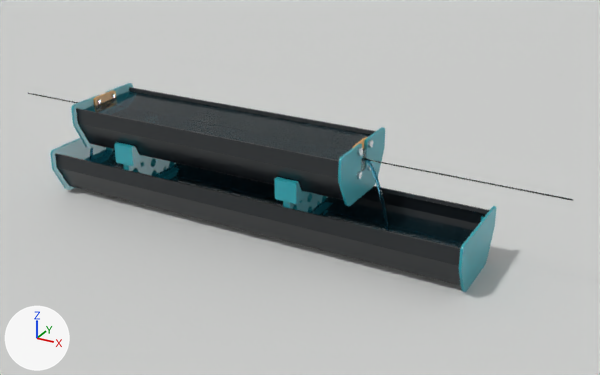
Two versions of the Blender file demonstration/cooling_tank_demonstration.blend, one commit apart.
Rendered twice from a camera (50 mm lens) standing at (0.586, -0.855, 0.489) and looking at (0.115, 0.001, 0.061). Lighting does not change. The marker at lower left points along +X, +Y and +Z. The first picture is the older version.

Objects in the first picture: 'Lifter at -125 - half A', 'Lifter at 125 - half A', 'Lower gutter - 600 mm with rear pump bay', 'Lower solid cap - far end', 'Lower solid cap - outlet end', 'Lower water - half internal depth', 'Studio ground', 'Upper gutter - 400 mm', 'Upper slotted cap - front', 'Upper slotted cap - rear', 'Upper water - 5 mm below rim' and 7 more.
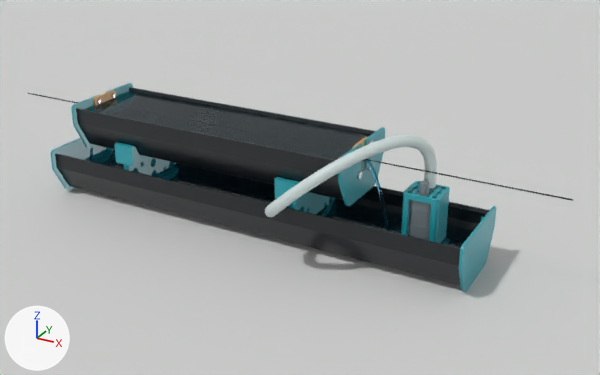
Diff of the bpy script that builds the scene:
```diff
--- a/demonstration/cooling_tank_demonstration.blend.py
+++ b/demonstration/cooling_tank_demonstration.blend.py
@@ mat_silicone_hose___12_mm_id_14_mm_od @@
+mat_silicone_hose___12_mm_id_14_mm_od = principled_material('Silicone hose - 12 mm ID 14 mm OD')
+mat_silicone_hose___12_mm_id_14_mm_od.base_color = (0.72, 0.83, 0.82)  # white #ddebea
+mat_silicone_hose___12_mm_id_14_mm_od.roughness = 0.3
+mat_silicone_hose___12_mm_id_14_mm_od.ior = 1.41
+mat_silicone_hose___12_mm_id_14_mm_od.transmission_weight = 0.2
@@ mat_nominal_jt_500_pump_housing @@
+mat_nominal_jt_500_pump_housing = principled_material('Nominal JT-500 pump housing')
+mat_nominal_jt_500_pump_housing.base_color = (0.18, 0.22, 0.24)  # grey #768186
+mat_nominal_jt_500_pump_housing.roughness = 0.45
@@ me_pump_hose @@
+me_pump_hose.from_pydata(...)  # 32512 vertices, 65024 faces; spans x -115.0..16.0, y 17.0..164.0, z 118.0..292.0
+me_pump_hose.materials.append(mat_silicone_hose___12_mm_id_14_mm_od)  # white #ddebea
@@ me_pump_reference @@
+me_pump_reference.from_pydata(...)  # 2440 vertices, 4876 faces; spans x -19.2..19.2, y 3.2..109.1, z 268.3..301.7
+me_pump_reference.materials.append(mat_nominal_jt_500_pump_housing)  # grey #768186
@@ me_pump_holder_top @@
+me_pump_holder_top.from_pydata(...)  # 3569 vertices, 7242 faces; spans x -22.0..22.0, y 8.9..93.9, z 256.5..313.5
+me_pump_holder_top.materials.append(mat_teal_printed_cap_and_lifter)  # cyan #249ba8
@@ ob_lifter_at_125___half_a @@
 ob_lifter_at_125___half_a = bpy.data.objects.new('Lifter at 125 - half A', me_lifter_half_002)
-ob_lifter_at_125___half_a.location = (0.125, 0.0, 0.0)
-ob_lifter_at_125___half_a.rotation_euler = (1.571, 0.0, 1.571)  # degrees (90, 0, 90)
+ob_lifter_at_125___half_a.location = (0.14, 0.0, 0.0)
+ob_lifter_at_125___half_a.rotation_euler = (1.571, 0.0, -1.571)  # degrees (90, 0, -90)
 ob_lifter_at_125___half_a.scale = (0.001, 0.001, 0.001)
@@ ob_hose_from_pump_through_rear_riser___12_id_14_od @@
+ob_hose_from_pump_through_rear_riser___12_id_14_od = bpy.data.objects.new('Hose from pump through rear riser - 12 ID 14 OD', me_pump_hose)
+ob_hose_from_pump_through_rear_riser___12_id_14_od.location = (0.0, 0.0, 0.0)
+ob_hose_from_pump_through_rear_riser___12_id_14_od.rotation_euler = (1.571, 0.0, 1.571)  # degrees (90, 0, 90)
+ob_hose_from_pump_through_rear_riser___12_id_14_od.scale = (0.001, 0.001, 0.001)
@@ ob_jt_500_nominal_pump_in_holder @@
+ob_jt_500_nominal_pump_in_holder = bpy.data.objects.new('JT-500 nominal pump in holder', me_pump_reference)
+ob_jt_500_nominal_pump_in_holder.location = (0.0, 0.0, 0.0)
+ob_jt_500_nominal_pump_in_holder.rotation_euler = (1.571, 0.0, 1.571)  # degrees (90, 0, 90)
+ob_jt_500_nominal_pump_in_holder.scale = (0.001, 0.001, 0.001)
@@ ob_jt_500_holder_top_in_rear_bay @@
+ob_jt_500_holder_top_in_rear_bay = bpy.data.objects.new('JT-500 holder top in rear bay', me_pump_holder_top)
+ob_jt_500_holder_top_in_rear_bay.location = (0.0, 0.0, 0.0)
+ob_jt_500_holder_top_in_rear_bay.rotation_euler = (1.571, 0.0, 1.571)  # degrees (90, 0, 90)
+ob_jt_500_holder_top_in_rear_bay.scale = (0.001, 0.001, 0.001)
```

What differs and where, as boxes [x1, y1, x2, y2] in the pictures (600 x 375 px):
'Hose from pump through rear riser - 12 ID 14 OD', added: after [265, 135, 437, 217]
'JT-500 holder top in rear bay', added (cyan): after [401, 181, 450, 243]
'Lifter at 125 - half A', moved, turned: before [285, 179, 328, 212]; after [285, 179, 335, 214]
'JT-500 nominal pump in holder', added: after [409, 181, 435, 241]
